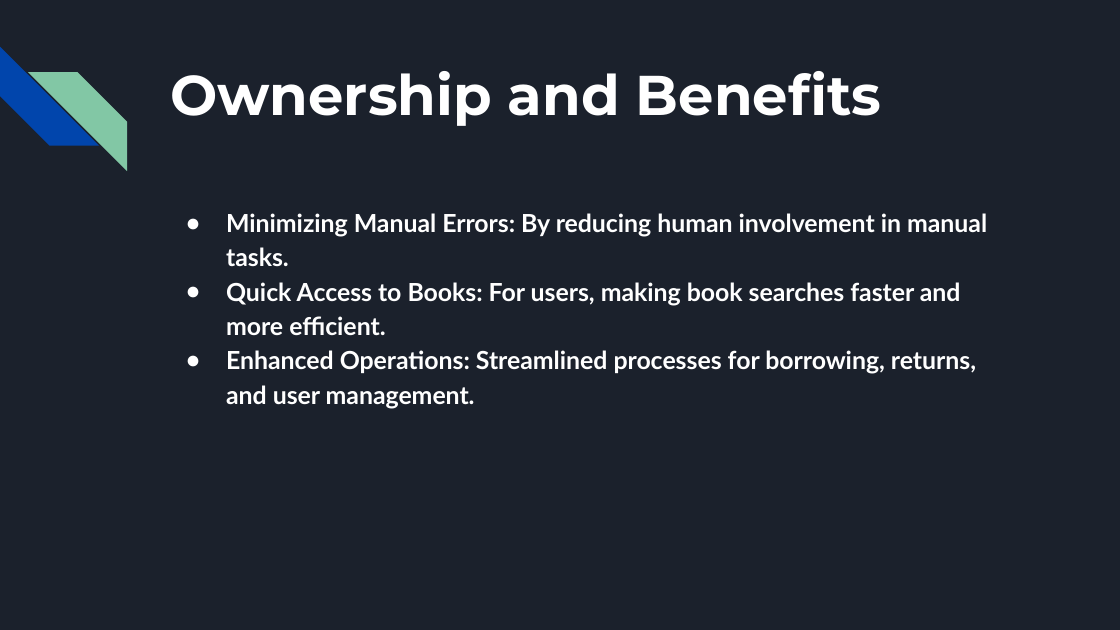
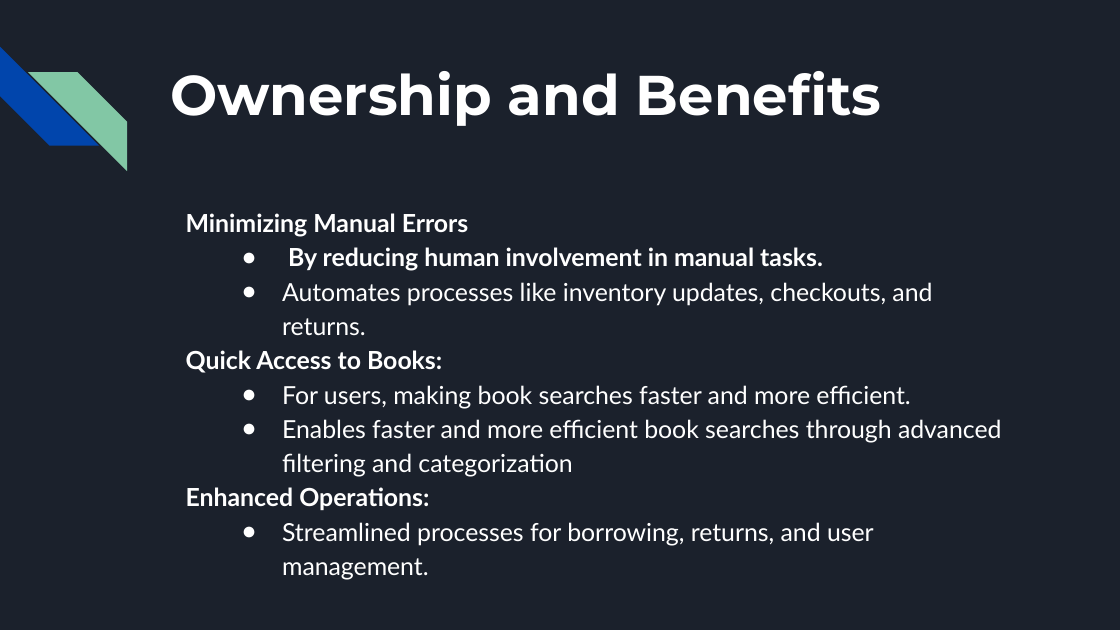
Before and after one commit to ParthPatelA/LibraryManagementSystem, a slide deck: slide 12 of App Dev Project.pptx. Drawn at 1120x630 pixels with LibreOffice and Linux fonts; fonts in the diff are those of the drawing. Boxes give left, top, right and bottom in pixels: in the first picture for what was removed or moved away, otherwise in the second. Text is boxed around its words. In the diff, an @@ line names an element or a change of style, - is before the commit and + after.

Commit message:
Changes to ppt

```diff
--- a/App Dev Project.pptx
+++ b/App Dev Project.pptx
@@ text at box(186, 213, 1002, 546): text changed; bold off @@
-● Minimizing Manual Errors: By reducing human involvement in manual tasks.
-● Quick Access to Books: For users, making book searches faster and more efficient.
-● Enhanced Operations: Streamlined processes for borrowing, returns, and user management.
+Minimizing Manual Errors
+  ● By reducing human involvement in manual tasks.
+  ● Automates processes like inventory updates, checkouts, and returns.
+Quick Access to Books:
+  ● For users, making book searches faster and more efficient.
+  ● Enables faster and more efficient book searches through advanced filtering and categorization
+Enhanced Operations:
+  ● Streamlined processes for borrowing, returns, and user management.
```
Also in this commit, not shown: 4 other slides changed.
